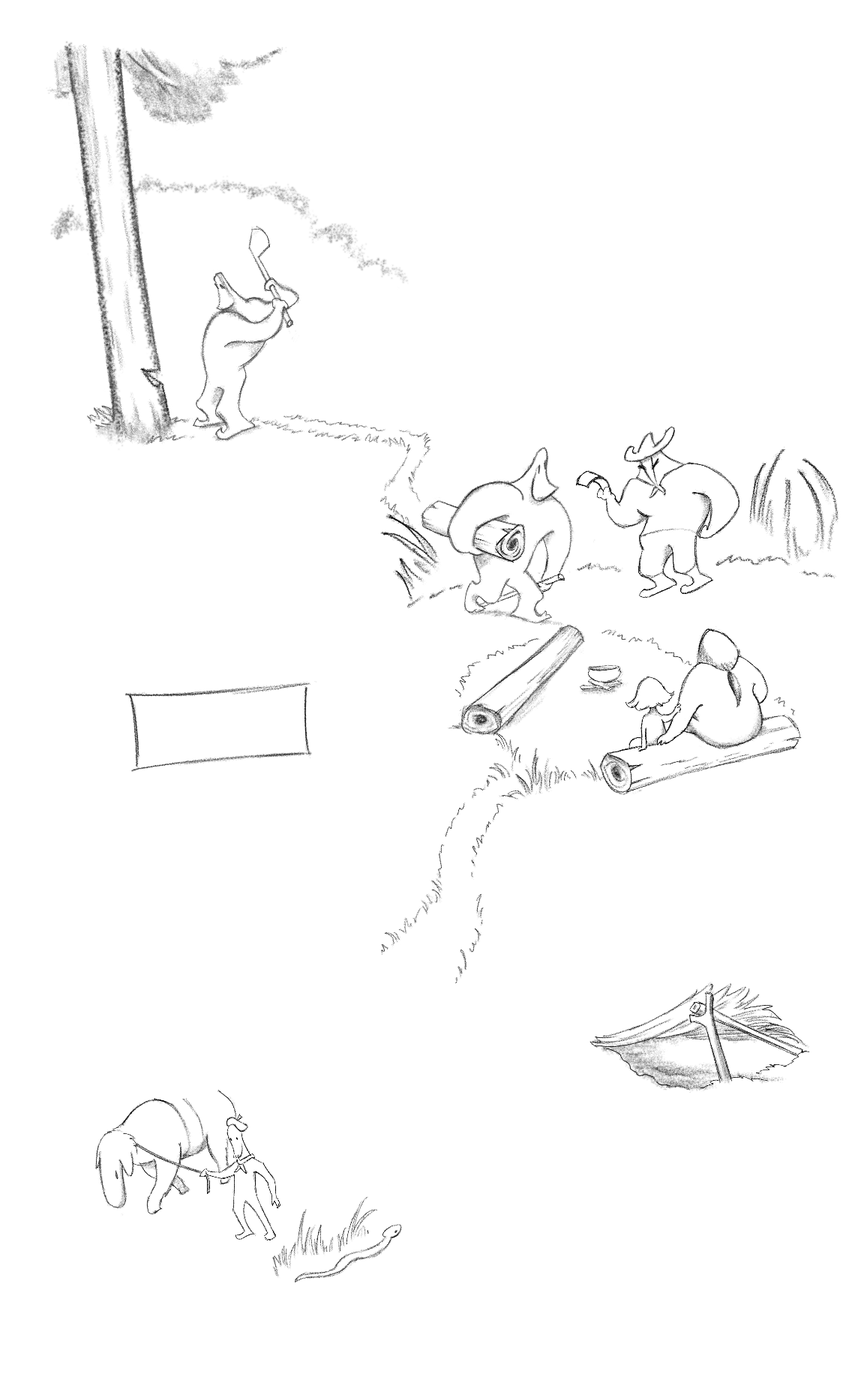
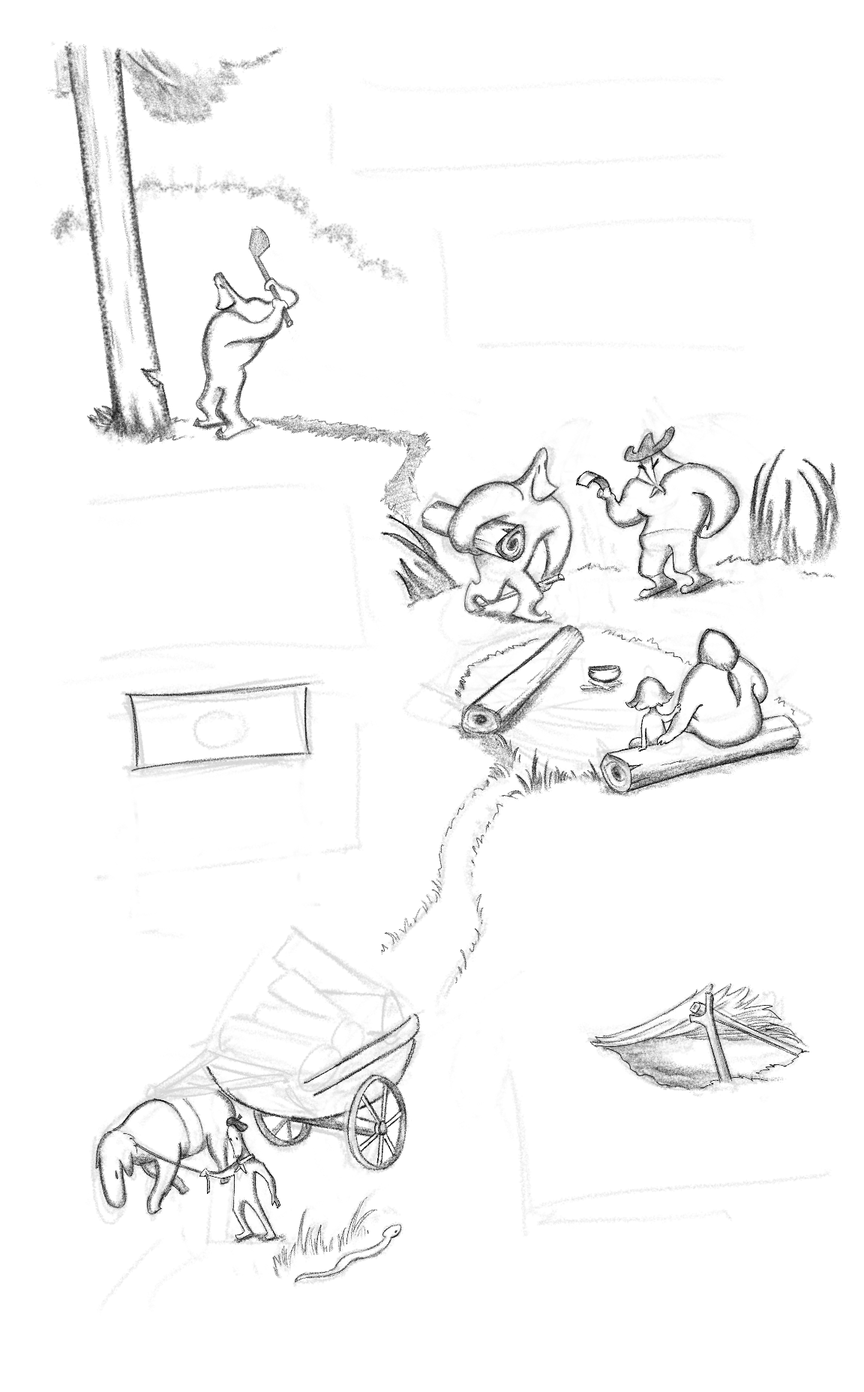
Layer changes from the first 864x1392 image to the second:
painted on (unnamed layer) (1st of 3) over [50,44,843,1245]
showed (unnamed layer) (3rd of 3), painted on it over [35,26,843,1312]
